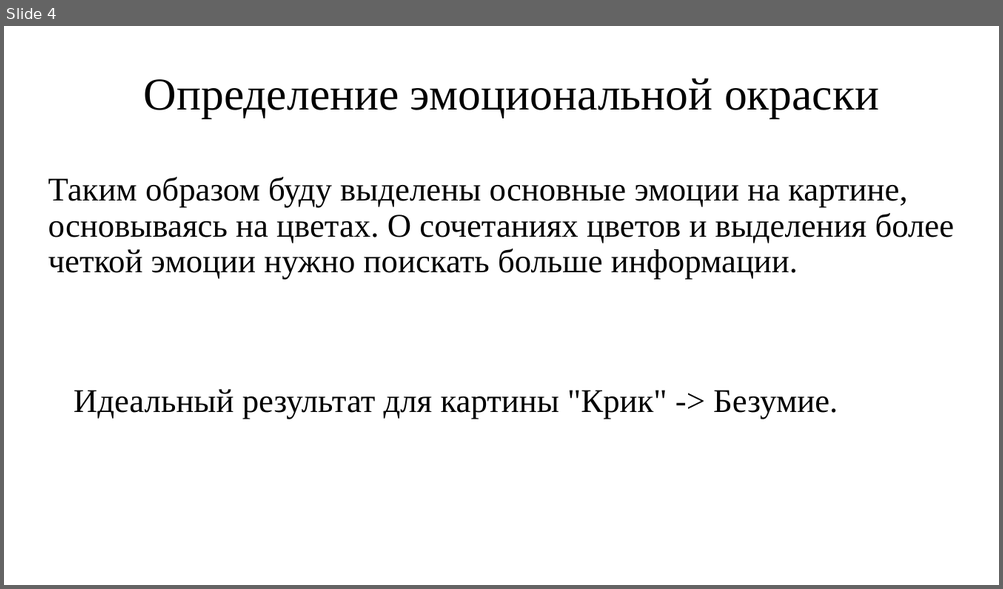
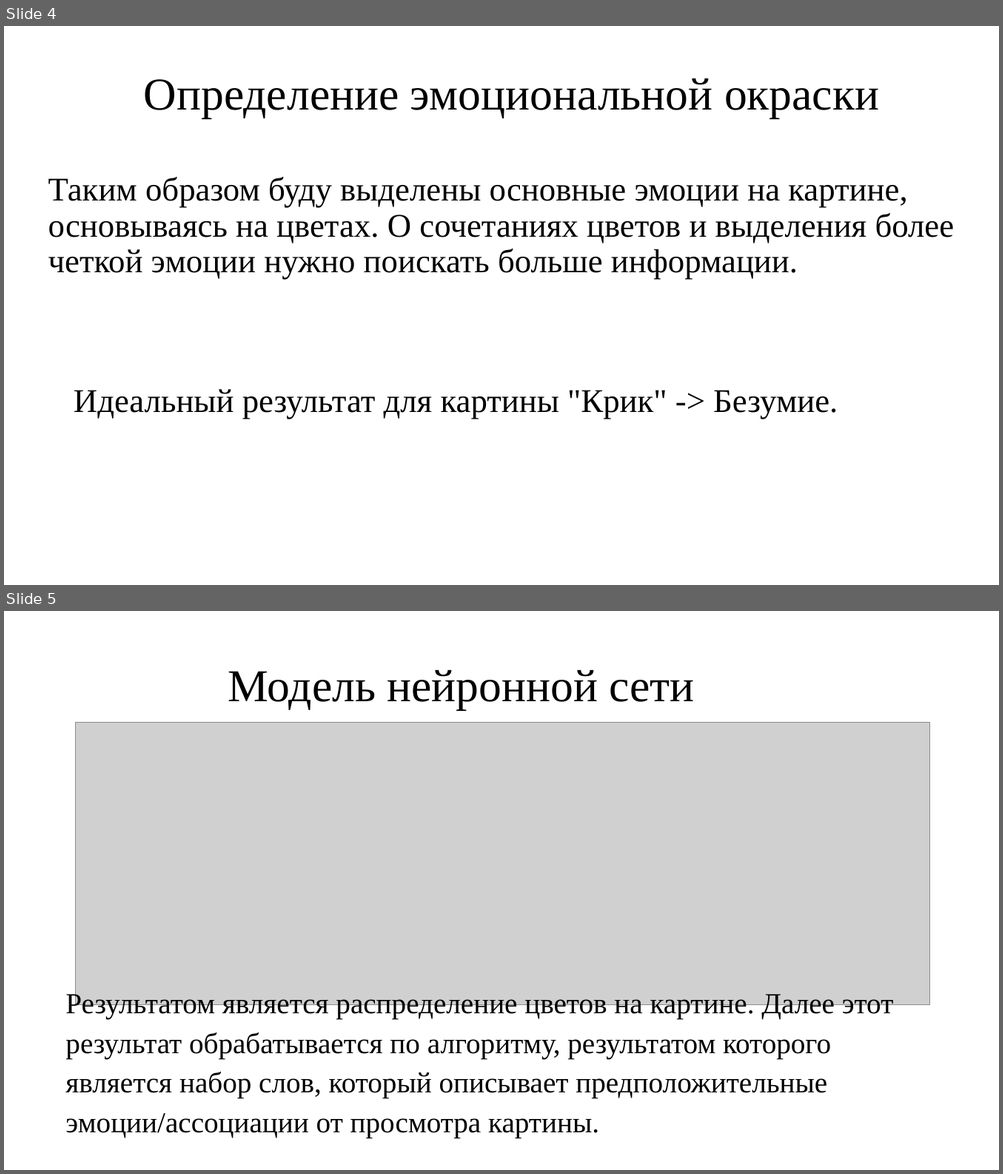
Before and after one commit to puffsi/Diplom, a slide deck: Текст и презентация/VKR_Safina.pptx. Shown one above the other, each under a label of ours: slide 4 before the commit, slides 4 and 5 after it. The pictures are 1003x589 and 1003x1174 pixels, drawn with LibreOffice and Linux fonts; fonts in the diff are those of the drawing; grey boxes stand for pictures. Boxes give left, top, right and bottom in pixels: in the first picture for what was removed or moved away, otherwise in the second. Text is boxed around its words. In the diff, an @@ line names an element or a change of style, - is before the commit and + after.

```diff
--- a/Текст и презентация/VKR_Safina.pptx
+++ b/Текст и презентация/VKR_Safina.pptx
@@ slide 5 added at (x1=4, y1=611, x2=999, y2=1170), background #FFFFFF @@
@@ title added at (x1=227, y1=670, x2=694, y2=710), 44 pt, text #000000 @@
+Модель нейронной сети
@@ picture added at (x1=76, y1=722, x2=930, y2=1005) @@
@@ text added at (x1=65, y1=991, x2=893, y2=1139), 28 pt, text #000000 @@
+Результатом является распределение цветов на картине. Далее этот результат обрабатывается по алгоритму, результатом которого является набор слов, который описывает предположительные эмоции/ассоциации от просмотра картины.
```
Also in this commit, not shown: 1 slide removed, 1 other file.
